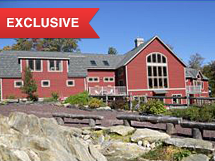
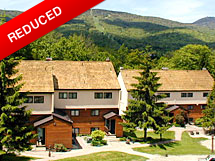
Before/after of a 215 × 161 layered artwork. What changed in the layer stack:
hid "NEW" (1st of 2), painted on it over [0,8,100,47]
showed "NEW" (2nd of 2) over [0,0,107,62]
removed layer "Layer 1" over [0,0,215,161]
